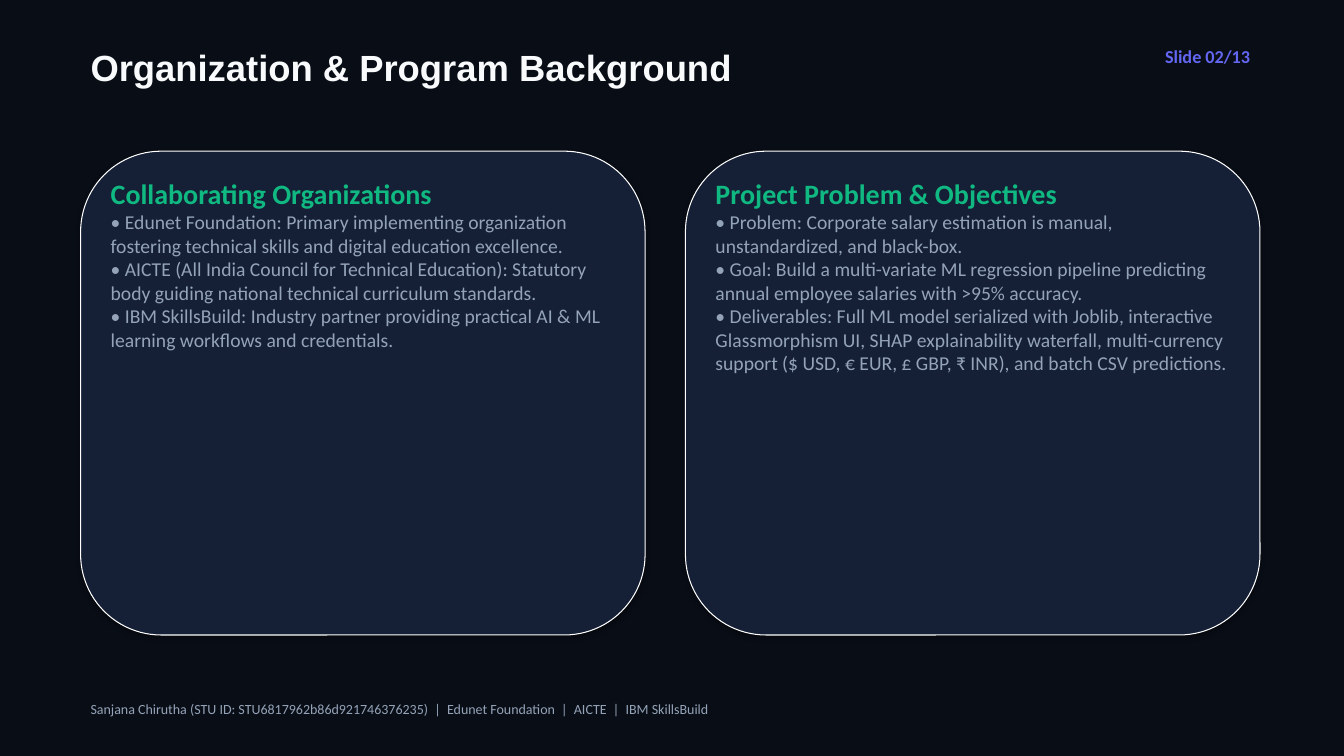
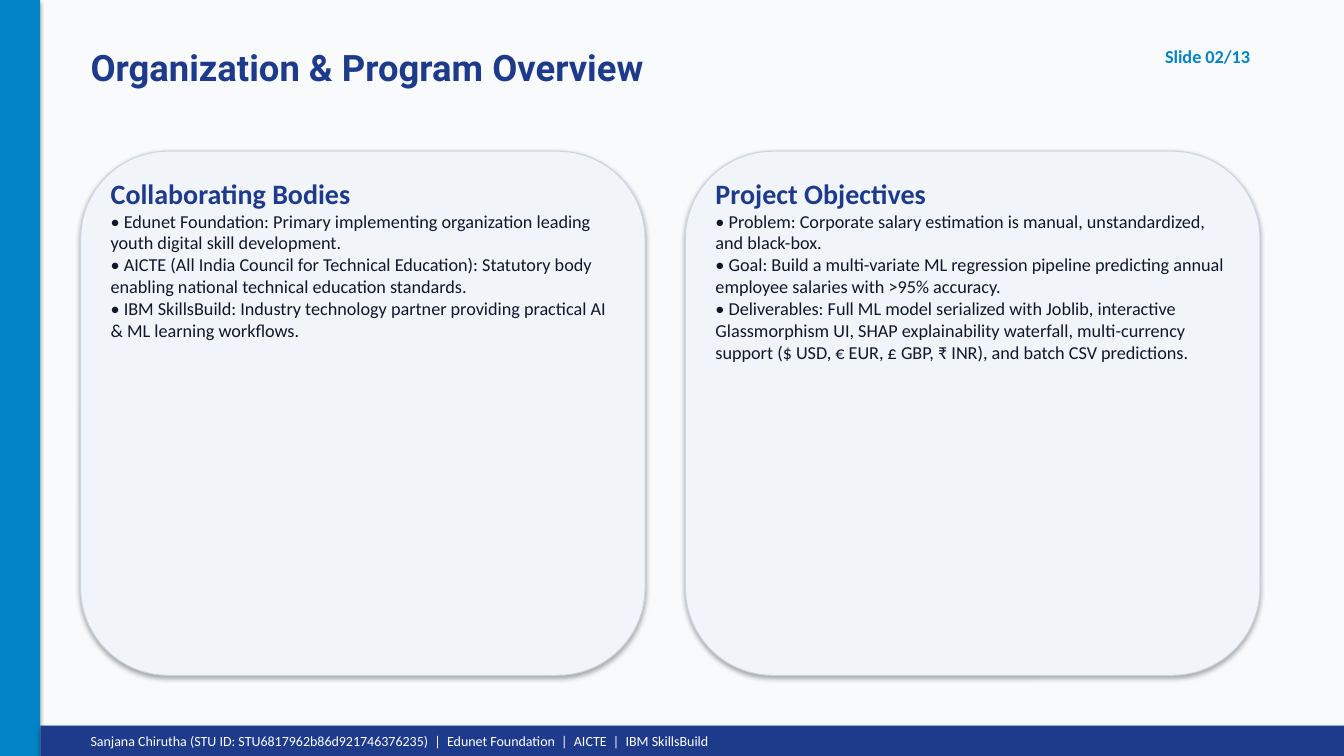
Before and after one commit to Sanjana-Chirutha/Employee-Earnings-Calculator, a slide deck: slide 2 of Employee_Earnings_Calculator_Presentation.pptx. Drawn at 1344x756 pixels with LibreOffice and Linux fonts; fonts in the diff are those of the drawing. Boxes give left, top, right and bottom in pixels: in the first picture for what was removed or moved away, otherwise in the second. Text is boxed around its words. In the diff, an @@ line names an element or a change of style, - is before the commit and + after.

Commit message:
Add official AICTE Edunet Internship Report PDF and updated PowerPoint presentation matching reference certificate theme

```diff
--- a/Employee_Earnings_Calculator_Presentation.pptx
+++ b/Employee_Earnings_Calculator_Presentation.pptx
@@ rectangle at bbox=[0, 0, 1344, 756]: fill #090D16 to #F8FAFC @@
@@ rectangle added at bbox=[0, 0, 40, 756], fill #0284C7 @@
@@ text at bbox=[91, 54, 643, 89]: text changed; font Arial to Roboto; text colour #F8FAFC to #1E3A8A @@
-Organization & Program Background
+Organization & Program Overview
@@ text "Slide 02/13" at bbox=[1165, 50, 1250, 64]: text colour #6366F1 to #0284C7 @@
@@ rounded rectangle: place and size @@
-rounded rectangle at bbox=[686, 151, 1260, 635]
+rounded rectangle at bbox=[81, 151, 645, 676]
@@ rounded rectangle at bbox=[81, 151, 645, 676]: fill #152036 to #F1F5F9; outline #FFFFFF 0.75 pt to #CBD5E1 0.75 pt @@
@@ rounded rectangle removed at bbox=[81, 151, 645, 635] @@
@@ rounded rectangle added at bbox=[686, 151, 1260, 676], fill #F1F5F9, outline #CBD5E1 0.75 pt @@
@@ text at bbox=[111, 184, 606, 340]: text changed; size 14 to 13 pt; text colour #94A3B8 to #0F172A @@
-Collaborating Organizations
-• Edunet Foundation: Primary implementing organization fostering technical skills and digital education excellence.
-• AICTE (All India Council for Technical Education): Statutory body guiding national technical curriculum standards.
-• IBM SkillsBuild: Industry partner providing practical AI & ML learning workflows and credentials.
+Collaborating Bodies
+• Edunet Foundation: Primary implementing organization leading youth digital skill development.
+• AICTE (All India Council for Technical Education): Statutory body enabling national technical education standards.
+• IBM SkillsBuild: Industry technology partner providing practical AI & ML learning workflows.
@@ text at bbox=[715, 184, 926, 209]: text changed; text colour #10B981 to #1E3A8A @@
-Project Problem & Objectives
+Project Objectives
@@ text at bbox=[715, 215, 1223, 362]: size 14 to 13 pt, text colour #94A3B8 to #0F172A @@
@@ rectangle added at bbox=[40, 726, 1344, 756], fill #1E3A8A @@
@@ text "Sanjana Chirutha (STU ID: STU6817962b86d921746376235) ...": place and size @@
-text "Sanjana Chirutha (STU ID: STU6817962b86d921746376235) ..." at bbox=[91, 704, 708, 717]
+text "Sanjana Chirutha (STU ID: STU6817962b86d921746376235) ..." at bbox=[91, 736, 708, 749]
@@ text "Sanjana Chirutha (STU ID: STU6817962b86d921746376235) ..." at bbox=[91, 736, 708, 749]: text colour #94A3B8 to #FFFFFF @@
```
Also in this commit, not shown: 12 other slides changed, 3 other files.
